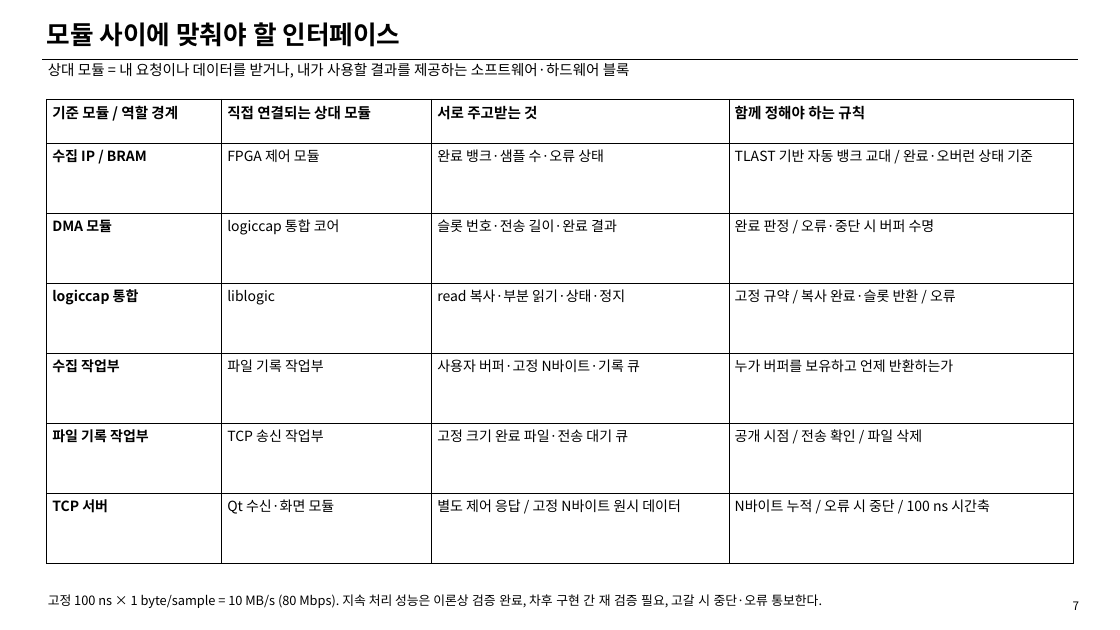
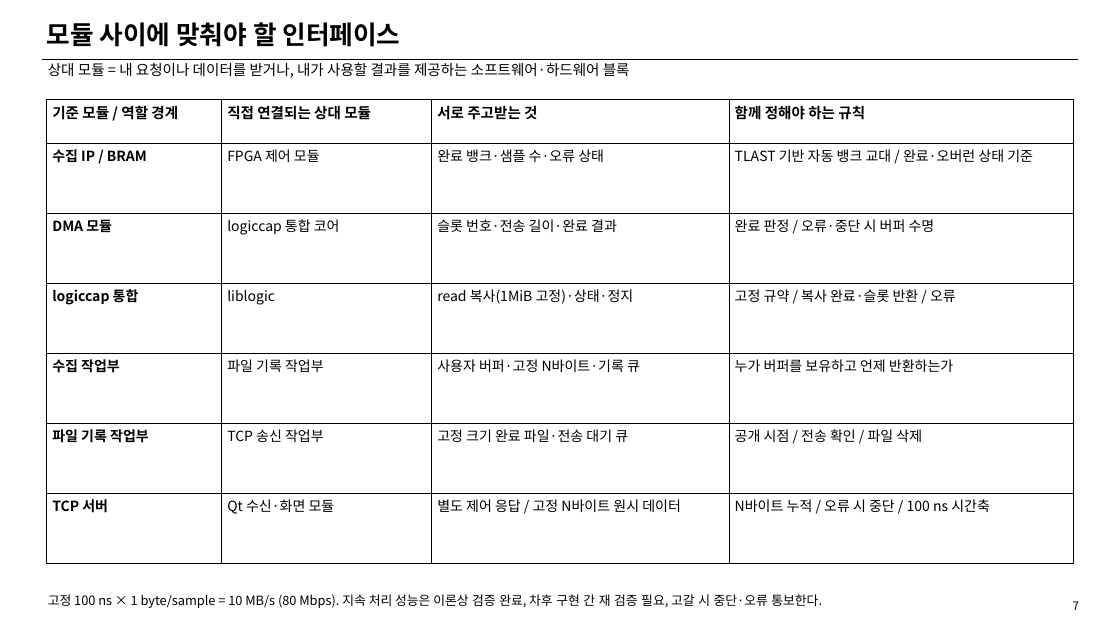
Before and after one commit to shinyuji/lucky_kernel, a slide deck: slide 9 of docs/FPGA_Linux_Qt_Sequence_Diagram.pptx. Drawn at 1120x630 pixels with LibreOffice and Linux fonts; fonts in the diff are those of the drawing. Boxes give left, top, right and bottom in pixels: in the first picture for what was removed or moved away, otherwise in the second. Text is boxed around its words. In the diff, an @@ line names an element or a change of style, - is before the commit and + after.

```diff
--- a/docs/FPGA_Linux_Qt_Sequence_Diagram.pptx
+++ b/docs/FPGA_Linux_Qt_Sequence_Diagram.pptx
@@ table at box(46, 99, 1073, 563) @@
-row 4, column 3: read 복사·부분 읽기·상태·정지
+row 4, column 3: read 복사(1MiB 고정)·상태·정지
```
Also in this commit, not shown: 5 other slides changed.
